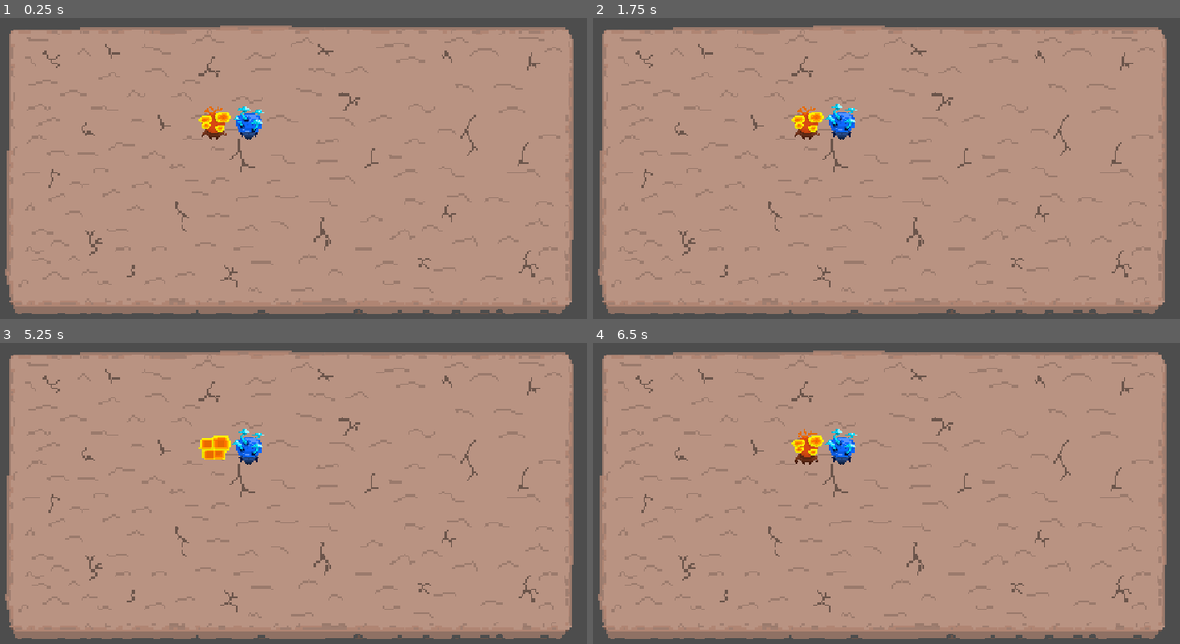
Above: before the commit, frames 1-4 (two rows, left to right).
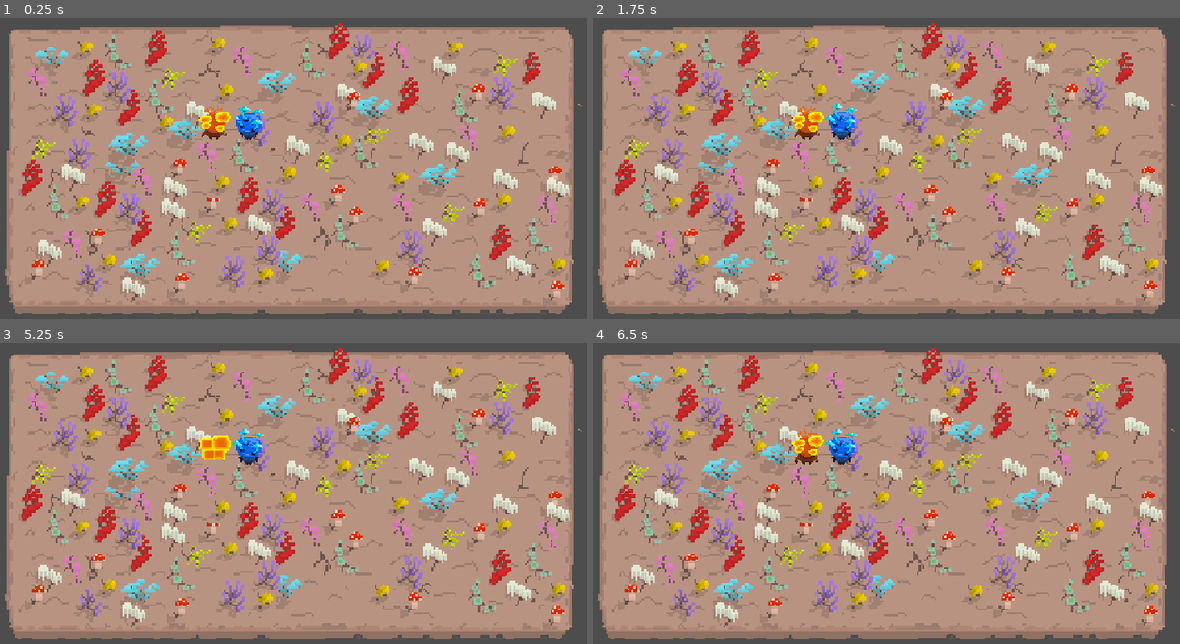
Above: after the commit, the same moments.

Repository: srabin/game_jam_controlled_chaos
Game: Godot game, scene res://world.tscn
Two runs of this game, one before a commit and one after it. Both use one fixed random seed, a clock stepped at 60 frames per second and the inputs below. The engine's default icon, where the game draws it, is replaced by a stand-in: a white triangle on a blue panel in a dark square.
Inputs:
- Up to frame 1 (0.25 s): no input
- Up to frame 2 (1.75 s): no input
- Up to frame 3 (5.25 s): tap Enter at 4.25 s; tap Space at 5 s
- Up to frame 4 (6.5 s): no input

The runs differ from the first frame. In frame 1, 15% of the frame differs, in the area x 3-100%, y 1-95%; in frame 2, 15%; in frame 3, 15%; in frame 4, 15%.

Commit message:
add new background

Diff:
--- a/world.tscn
+++ b/world.tscn
@@ -1,9 +1,9 @@
 [gd_scene load_steps=6 format=3 uid="uid://bupbdiq2fg36y"]
 
+[ext_resource type="Texture2D" uid="uid://cp5a8uwxnnlq2" path="res://environment/assets/MushroomMap 2.png" id="1_aqk2v"]
 [ext_resource type="Texture2D" uid="uid://70e1ixpbfl1w" path="res://icon.svg" id="1_fj7yv"]
 [ext_resource type="PackedScene" uid="uid://b8o7vw8wbevi2" path="res://characters/Tramates/tramates.tscn" id="1_tlwt5"]
 [ext_resource type="PackedScene" uid="uid://bdcw5es8mc58l" path="res://characters/Mentaria/mentaria.tscn" id="3_tlwt5"]
-[ext_resource type="Texture2D" uid="uid://d37wu1t5dpb0v" path="res://environment/assets/MushroomMap.png" id="4_aqk2v"]
 
 [sub_resource type="RectangleShape2D" id="RectangleShape2D_d5x1h"]
 size = Vector2(83, 78)
@@ -13,7 +13,7 @@
 [node name="Sprite2D" type="Sprite2D" parent="."]
 position = Vector2(633, 332)
 scale = Vector2(0.75, 0.75)
-texture = ExtResource("4_aqk2v")
+texture = ExtResource("1_aqk2v")
 
 [node name="Tramates" parent="." instance=ExtResource("1_tlwt5")]
 position = Vector2(490, 254)
Binary file added: environment/assets/MushroomMap 2.png
Not shown, added: environment/assets/MushroomMap 2.png.import
